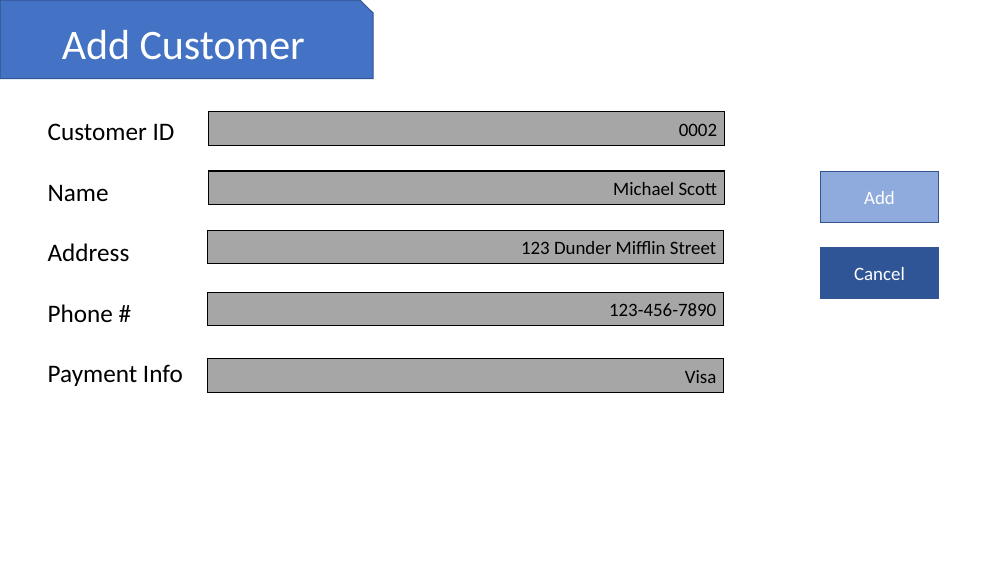
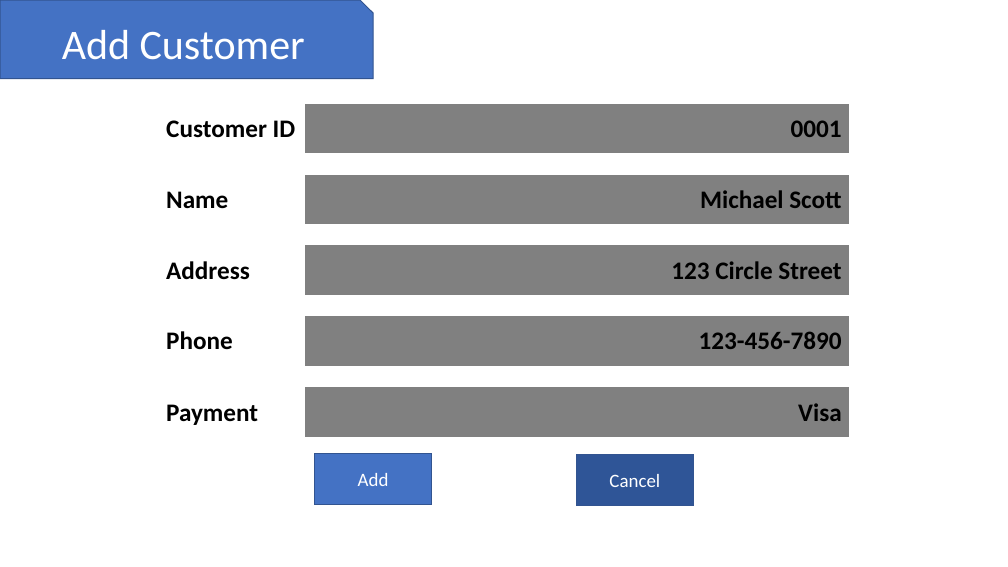
Before and after one commit to connor3johnston/modeling_and_design, a slide deck: slide 9 of Activity6/Activity6.pptx. Drawn at 1008x567 pixels with LibreOffice and Linux fonts; fonts in the diff are those of the drawing. Boxes give left, top, right and bottom in pixels: in the first picture for what was removed or moved away, otherwise in the second. Text is boxed around its words. In the diff, an @@ line names an element or a change of style, - is before the commit and + after.

```diff
--- a/Activity6/Activity6.pptx
+++ b/Activity6/Activity6.pptx
@@ table added at <box>159,104,849,155</box>, 1 rows, 2 columns @@
+Customer ID | 0001
@@ rectangle removed at <box>208,112,724,145</box> @@
-0002
@@ text removed at <box>48,123,183,386</box> @@
-Customer ID
-Name
-Address
-Phone #
-Payment Info
@@ table added at <box>159,174,849,225</box>, 1 rows, 2 columns @@
+Name | Michael Scott
@@ rectangle removed at <box>208,171,724,204</box> @@
-Michael Scott
@@ rectangle removed at <box>207,231,724,264</box> @@
-123 Dunder Mifflin Street
@@ table added at <box>159,245,849,296</box>, 1 rows, 2 columns @@
+Address | 123 Circle Street
@@ rectangle removed at <box>207,293,724,326</box> @@
-123-456-7890
@@ table added at <box>159,316,849,368</box>, 1 rows, 2 columns @@
+Phone | 123-456-7890
@@ rectangle removed at <box>207,359,724,392</box> @@
-Visa
@@ table added at <box>159,387,849,439</box>, 1 rows, 2 columns @@
+Payment | Visa
@@ rectangle "Add": place and size @@
-rectangle "Add" at <box>821,171,938,222</box>
+rectangle "Add" at <box>315,453,432,504</box>
@@ rectangle "Add" at <box>315,453,432,504</box>: fill #8FAADC to #4472C4 @@
@@ rectangle "Cancel": place and size @@
-rectangle "Cancel" at <box>821,247,938,299</box>
+rectangle "Cancel" at <box>576,455,693,507</box>
```
Also in this commit, not shown: 3 other slides changed, 7 slides added, 4 slides removed, 3 other files.
